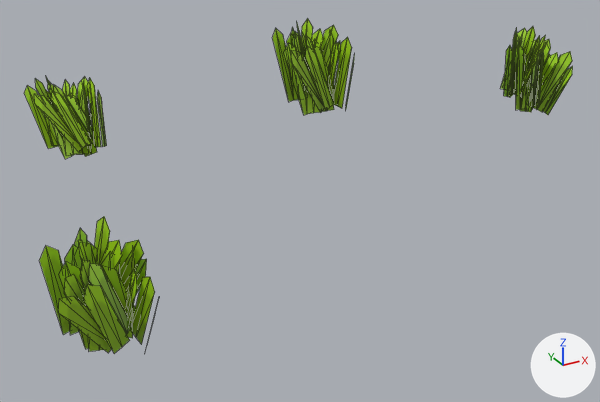
What one commit did to the OBJ model assets/tile2/grassTile2.obj.
Camera for both pictures: a camera (50 mm lens) standing at (-2.15, -3.84, 5.43) and looking at (-0.17, -0.24, 3.63). The axes (+X, +Y, +Z) are drawn at lower right. The lights are the same throughout. Mesh edges are drawn as thin lines. Where no turn or scale is listed for an object, it has been applied to the vertices.

The scene before the commit, as lines of its bpy script (objects in view):
```python
me_grasstile2_plane_010 = bpy.data.meshes.new('GrassTile2_Plane.010')
me_grasstile2_plane_010.from_pydata(...)  # 576 vertices, 384 faces; spans x -1.7..1.66, y -1.32..1.05, z 3.61..4.54
me_grasstile2_plane_010.materials.append(mat_grass)  # picture img_grass_png
ob_grasstile2_plane_010 = bpy.data.objects.new('GrassTile2_Plane.010', me_grasstile2_plane_010)
ob_grasstile2_plane_010.location = (0.0, 0.0, 0.0)
```
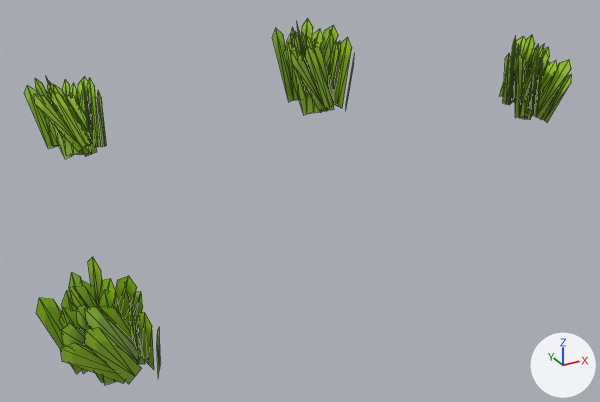
The newer file is also rescaled (x1.388), turned or shifted as a whole; pictures and numbers use the older file's frame.

Where the change shows, as pixel boxes (x1, y1, x2, y2) in the pictures (600 x 402 px; the box of a moved part takes in the faces that stretch with it):
'GrassTile2_Plane.010', reshaped (9% taller)
    before: (24, 19, 573, 354)
    after: (24, 19, 572, 385)
part 1 of me_grasstile2_plane_010, moved or reshaped
    before: (514, 39, 551, 94)
    after: (513, 47, 550, 102)
part 2 of me_grasstile2_plane_010, moved or reshaped
    before: (502, 40, 536, 93)
    after: (502, 48, 535, 99)
part 3 of me_grasstile2_plane_010, moved or reshaped
    before: (500, 28, 527, 89)
    after: (500, 36, 526, 97)
part 4 of me_grasstile2_plane_010, moved or reshaped
    before: (514, 27, 535, 90)
    after: (514, 35, 534, 95)
part 5 of me_grasstile2_plane_010, moved or reshaped
    before: (526, 36, 540, 91)
    after: (525, 44, 539, 100)
part 6 of me_grasstile2_plane_010, moved or reshaped
    before: (520, 35, 546, 96)
    after: (520, 44, 544, 103)
part 7 of me_grasstile2_plane_010, moved or reshaped
    before: (510, 34, 515, 97)
    after: (509, 43, 514, 104)
part 8 of me_grasstile2_plane_010, moved or reshaped
    before: (515, 37, 520, 95)
    after: (515, 44, 519, 97)
part 9 of me_grasstile2_plane_010, moved or reshaped
    before: (504, 46, 512, 98)
    after: (503, 53, 512, 105)
part 10 of me_grasstile2_plane_010, moved or reshaped
    before: (510, 27, 517, 95)
    after: (509, 36, 516, 103)
part 11 of me_grasstile2_plane_010, moved or reshaped
    before: (533, 52, 572, 112)
    after: (533, 59, 571, 119)
part 12 of me_grasstile2_plane_010, moved or reshaped
    before: (529, 53, 558, 108)
    after: (528, 60, 557, 115)
part 13 of me_grasstile2_plane_010, moved or reshaped
    before: (543, 66, 573, 115)
    after: (542, 74, 572, 122)
part 14 of me_grasstile2_plane_010, moved or reshaped
    before: (538, 42, 549, 74)
    after: (538, 50, 549, 80)
part 15 of me_grasstile2_plane_010, moved or reshaped
    before: (537, 50, 544, 109)
    after: (536, 58, 543, 117)
part 16 of me_grasstile2_plane_010, moved or reshaped
    before: (530, 58, 537, 94)
    after: (529, 66, 536, 99)
part 17 of me_grasstile2_plane_010, moved or reshaped
    before: (532, 50, 540, 109)
    after: (531, 58, 539, 117)
part 18 of me_grasstile2_plane_010, moved or reshaped
    before: (521, 53, 533, 111)
    after: (520, 61, 532, 119)
part 19 of me_grasstile2_plane_010, moved or reshaped
    before: (520, 107, 532, 112)
    after: (519, 114, 531, 120)
part 20 of me_grasstile2_plane_010, moved or reshaped
    before: (515, 43, 524, 110)
    after: (514, 51, 523, 118)
part 21 of me_grasstile2_plane_010, moved or reshaped
    before: (39, 216, 155, 354)
    after: (36, 257, 160, 385)

Edits to the bpy script that builds the scene:
```text
Change me_grasstile2_plane_010:
    where me_grasstile2_plane_010.from_pydata(...)  # 576 vertices, 384 faces; spans x -1.7..1.66, y -1.32..1.05, z 3.61..4.54
    used by ob_grasstile2_plane_010; location = (0.0, 0.0, 0.0)
    me_grasstile2_plane_010 part 1: the loose piece of 6 vertices spanning x 1.37..1.63, y -0.15..-0.12, z 3.95..4.29 is moved by (0.0, 0.0, -0.05)
    me_grasstile2_plane_010 part 2: the loose piece of 6 vertices spanning x 1.33..1.56, y -0.15..-0.08, z 3.99..4.29 is moved by (0.0, 0.0, -0.05)
    me_grasstile2_plane_010 part 3: the loose piece of 6 vertices spanning x 1.34..1.53, y -0.12..0.0, z 3.99..4.35 is moved by (0.0, 0.0, -0.05)
    me_grasstile2_plane_010 part 4: the loose piece of 6 vertices spanning x 1.38..1.44, y -0.21..-0.11, z 4.0..4.4 is moved by (0.0, 0.0, -0.05)
    me_grasstile2_plane_010 part 5: the loose piece of 6 vertices spanning x 1.37..1.45, y -0.27..-0.18, z 4.0..4.35 is moved by (0.0, 0.0, -0.05)
    me_grasstile2_plane_010 part 6: the loose piece of 6 vertices spanning x 1.34..1.41, y -0.35..-0.18, z 3.99..4.38 is moved by (0.0, 0.0, -0.05)
    me_grasstile2_plane_010 part 7: the loose piece of 6 vertices spanning x 1.31..1.43, y -0.21..-0.03, z 3.97..4.34 is moved by (0.0, 0.0, -0.05)
    me_grasstile2_plane_010 part 8: the loose piece of 6 vertices spanning x 1.28..1.41, y -0.26..-0.11, z 3.99..4.33 is moved by (0.0, 0.0, -0.05)
    me_grasstile2_plane_010 part 9: the loose piece of 6 vertices spanning x 1.3..1.44, y -0.14..-0.02, z 3.95..4.25 is moved by (0.0, 0.0, -0.05)
    me_grasstile2_plane_010 part 10: the loose piece of 6 vertices spanning x 1.25..1.35, y -0.25..-0.15, z 4.0..4.4 is moved by (0.0, 0.0, -0.05)
    me_grasstile2_plane_010 part 11: the loose piece of 6 vertices spanning x 1.47..1.65, y -0.32..-0.2, z 3.88..4.24 is moved by (0.0, 0.0, -0.05)
    me_grasstile2_plane_010 part 12: the loose piece of 6 vertices spanning x 1.45..1.6, y -0.27..-0.15, z 3.9..4.23 is moved by (0.0, 0.0, -0.05)
    me_grasstile2_plane_010 part 13: the loose piece of 6 vertices spanning x 1.52..1.66, y -0.35..-0.24, z 3.87..4.16 is moved by (0.0, 0.0, -0.05)
    me_grasstile2_plane_010 part 14: the loose piece of 6 vertices spanning x 1.47..1.6, y -0.21..-0.1, z 3.9..4.27 is moved by (0.0, 0.0, -0.05)
    me_grasstile2_plane_010 part 15: the loose piece of 6 vertices spanning x 1.41..1.48, y -0.31..-0.27, z 3.92..4.28 is moved by (0.0, 0.0, -0.05)
    me_grasstile2_plane_010 part 16: the loose piece of 6 vertices spanning x 1.44..1.52, y -0.19..-0.17, z 3.93..4.25 is moved by (0.0, 0.0, -0.05)
    me_grasstile2_plane_010 part 17: the loose piece of 6 vertices spanning x 1.32..1.45, y -0.36..-0.26, z 3.91..4.3 is moved by (0.0, 0.0, -0.05)
    me_grasstile2_plane_010 part 18: the loose piece of 6 vertices spanning x 1.32..1.48, y -0.28..-0.16, z 3.9..4.24 is moved by (0.0, 0.0, -0.05)
    me_grasstile2_plane_010 part 19: the loose piece of 6 vertices spanning x 1.4..1.55, y -0.21..-0.1, z 3.87..4.16 is moved by (0.0, 0.0, -0.05)
    me_grasstile2_plane_010 part 20: the loose piece of 6 vertices spanning x 1.3..1.4, y -0.26..-0.16, z 3.91..4.3 is moved by (0.0, 0.0, -0.05)
    me_grasstile2_plane_010 part 21: all 144 vertices in x -1.7..-1.32, y -1.32..-0.93, z 3.61..4.14 are turned -11.5 degrees about the y axis through their middle, then moved by (0.0, 0.0, -0.16)
```
